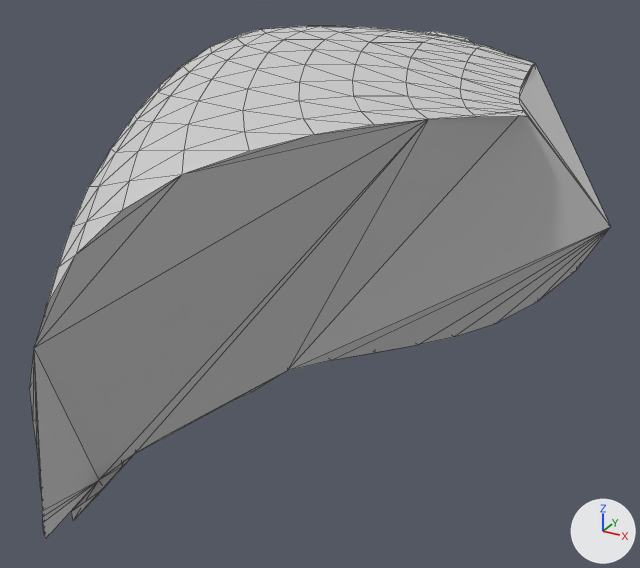
The glTF model output-data/v1.1/corridors/aba1ebe3-af18-40cc-b536-b89843049ca5.glb, before and after one commit.
The view is the same before and after, from a 50 mm camera at (-0.0183, -0.1363, 0.5305) aimed at (-0.0826, -0.0194, 0.4721). Arrows for +X, +Y and +Z are at lower right; the lights stay in place. The older version comes first. Mesh edges are drawn as thin lines.

Names of what the first picture shows: '<OFFRoot>'.
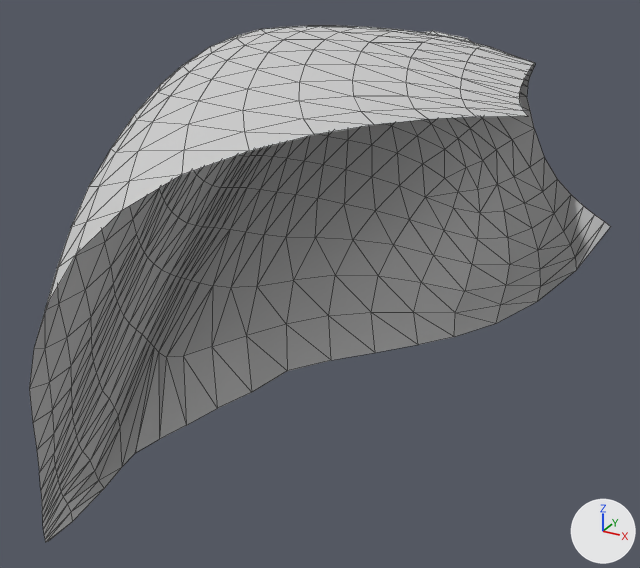
The change, as a diff of the scene's bpy script:
```diff
--- a/output-data/v1.1/corridors/aba1ebe3-af18-40cc-b536-b89843049ca5.glb.py
+++ b/output-data/v1.1/corridors/aba1ebe3-af18-40cc-b536-b89843049ca5.glb.py
@@ me_mesh_0 @@
 # used by ob_offroot; location = (0.0, 0.0, 0.0)
-me_mesh_0.from_pydata(...)  # 509 vertices, 1014 faces; spans x -0.1208..-0.0399, y -0.0644..0.0282, z 0.4351..0.5099
+me_mesh_0.from_pydata(...)  # 511 vertices, 954 faces; spans x -0.1208..-0.0399, y -0.0644..0.0282, z 0.4345..0.5099
+# me_mesh_0 part 1
+# 65 faces are deleted
+# 2 vertices are added at (-0.1125, -0.0566, 0.4345), (-0.1122, -0.0573, 0.4349)
+# 5 new faces join them
 me_mesh_0.materials.append(mat_material)
```

What differs and where, as boxes [x1, y1, x2, y2] in the pictures (640 x 568 px):
'<OFFRoot>', reshaped: before [29, 26, 611, 540]; after [29, 26, 611, 542]
part 1 of me_mesh_0, cut back: before [29, 63, 611, 540]; after [45, 480, 99, 542]
